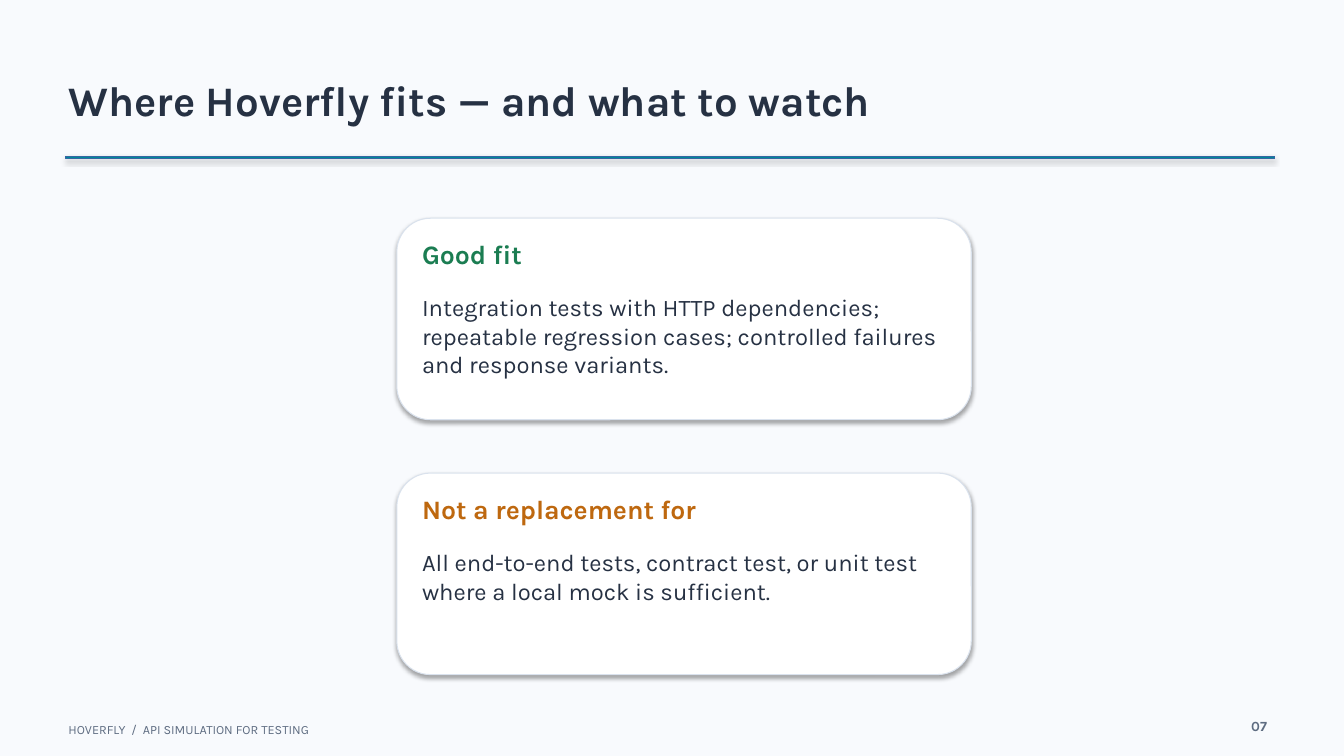
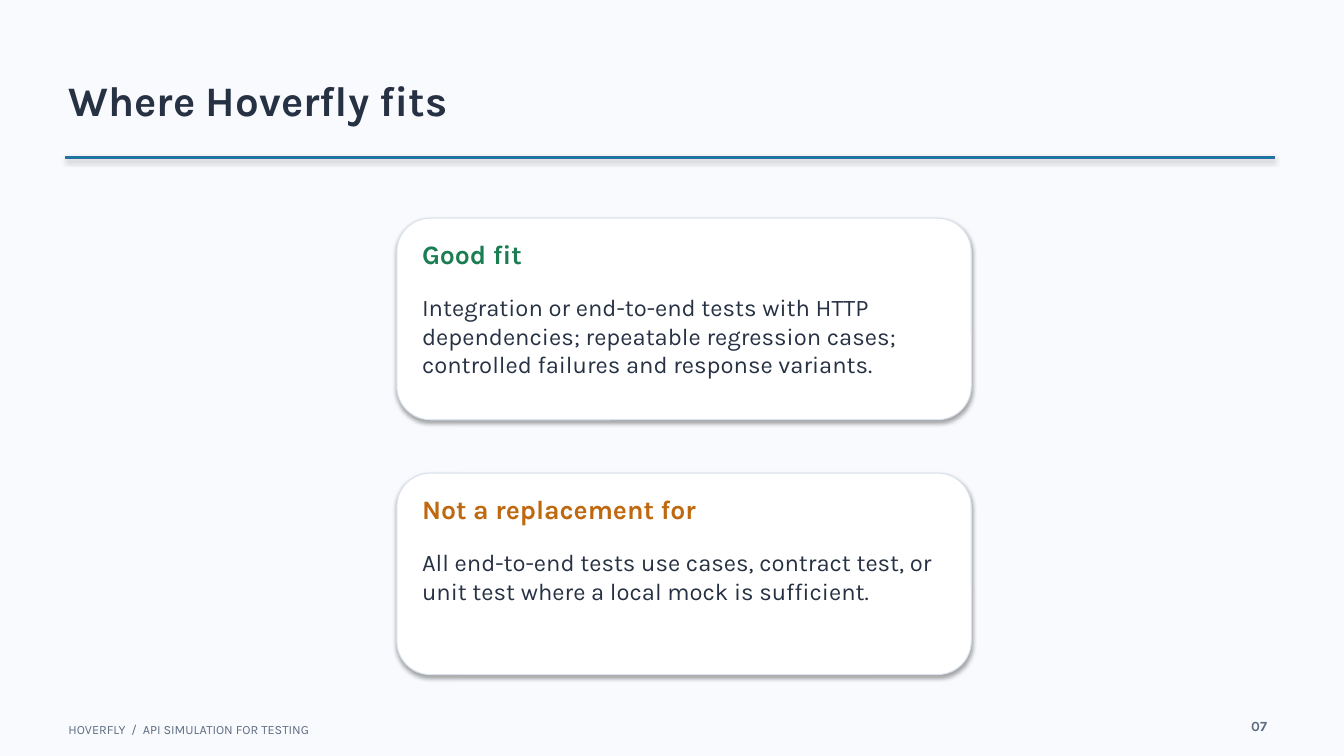
Before and after one commit to gabrielSpassos/pocs, a slide deck: slide 7 of hoverfly/hoverfly.pptx (slide 9 before the commit). Drawn at 1344x756 pixels with LibreOffice and Linux fonts; fonts in the diff are those of the drawing. Boxes give left, top, right and bottom in pixels: in the first picture for what was removed or moved away, otherwise in the second. Text is boxed around its words. In the diff, an @@ line names an element or a change of style, - is before the commit and + after.

Commit message:
feat: update hoverfly

```diff
--- a/hoverfly/hoverfly.pptx
+++ b/hoverfly/hoverfly.pptx
@@ text at (68, 86, 448, 127): text changed @@
-Where Hoverfly fits — and what to watch
+Where Hoverfly fits
@@ text at (422, 299, 896, 379): text changed @@
-Integration tests with HTTP dependencies; repeatable regression cases; controlled failures and response variants.
+Integration or end-to-end tests with HTTP dependencies; repeatable regression cases; controlled failures and response variants.
@@ text at (422, 554, 932, 601): text changed @@
-All end-to-end tests, contract test, or unit test where a local mock is sufficient.
+All end-to-end tests use cases, contract test, or unit test where a local mock is sufficient.
```
Also in this commit, not shown: 2 other slides changed, 2 slides removed.
